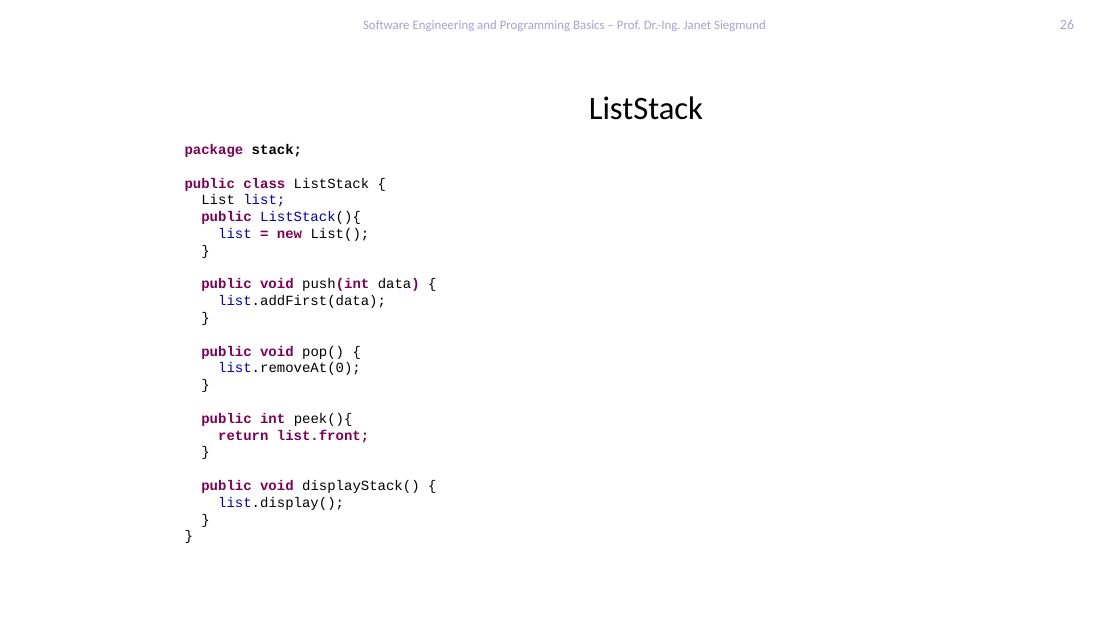
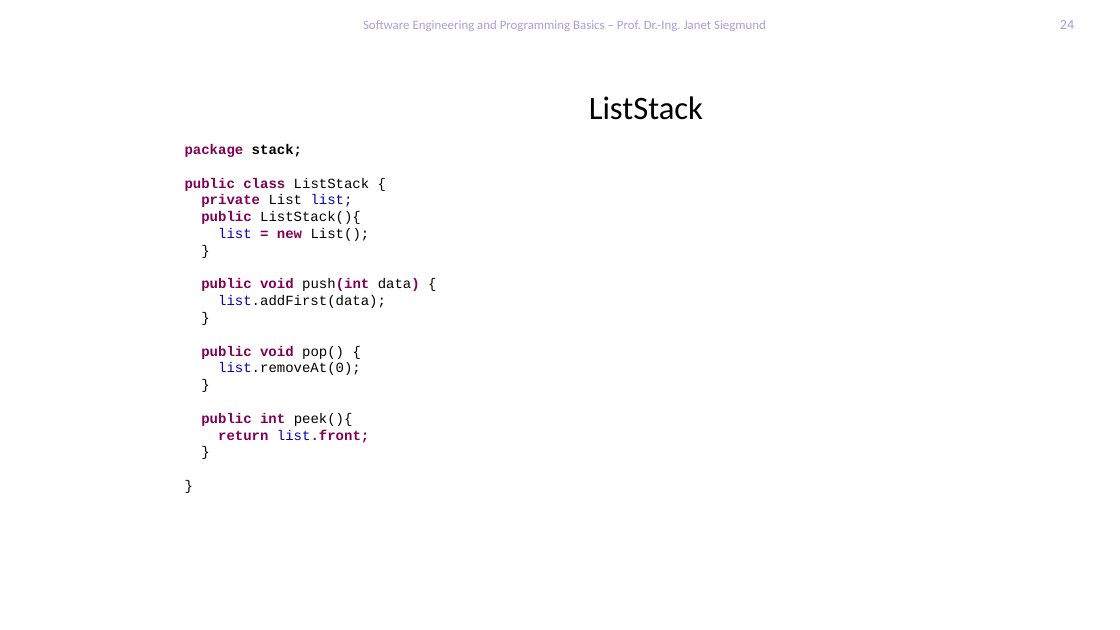
Before and after one commit to feigensp/lehre, a slide deck: slide 24 of se_prog/slides/08_ListsStacksQueues.pptx (slide 26 before the commit). Drawn at 1120x630 pixels with LibreOffice and Linux fonts; fonts in the diff are those of the drawing; background and template pictures are left out. Boxes give left, top, right and bottom in pixels: in the first picture for what was removed or moved away, otherwise in the second. Text is boxed around its words. In the diff, an @@ line names an element or a change of style, - is before the commit and + after.

```diff
--- a/se_prog/slides/08_ListsStacksQueues.pptx
+++ b/se_prog/slides/08_ListsStacksQueues.pptx
@@ page number at <box>1060,20,1074,29</box>: text changed @@
-26
+24
@@ text at <box>185,144,420,443</box>: paragraph removed @@
-}
@@ text at <box>201,194,353,207</box>: text changed; text colour #0000C0 to #7F0055 @@
-List list;
+private List list;
@@ text at <box>201,211,369,443</box>: text colour #0000C0 to #000000 in "ListStack(){"; text colour #7F0055 to #0000C0, bold off in "list.front;" @@
@@ text at <box>201,480,420,510</box>: paragraphs removed @@
-public void displayStack() {
-list.display();
```
Also in this commit, not shown: 8 other slides changed, 2 slides added, 4 slides removed, 7 other files.
